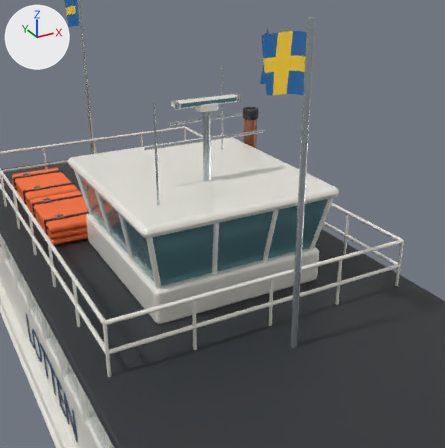
Before and after pictures for a commit that changed the Blender file source_blender/Lotten.blend.
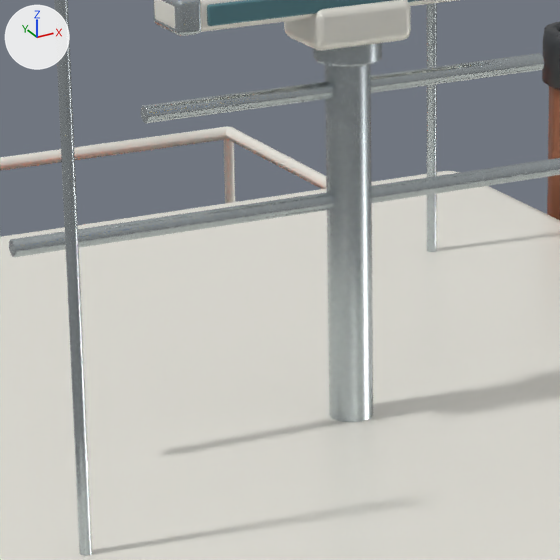
There are two pictures of each version: one from a camera (50 mm lens) standing at (-3.05, -6.71, 5.91) and looking at (0.04, -1.09, 3.1), one close up on the part from 32% to 55% of the width and 23% to 46% of the height. Every picture has the same lights, and +X, +Y and +Z are marked at upper left. The last two pictures show the newer version.

In view in the first close-up: 'Funnel', 'Promenade rail.003', 'Promenade rail.005', 'Radar antenna face', 'Radar drive housing', 'Radar mounting collar', 'Signal mast', 'Signal yardarm', 'Signal yardarm.001', 'Whip antenna', 'Whip antenna.001', 'White wheelhouse roof' and 4 more.
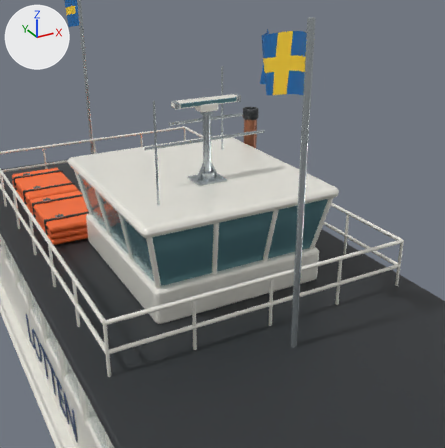
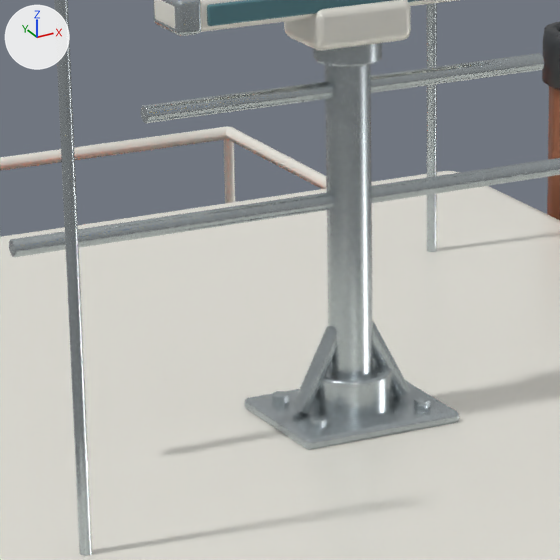
Where the change shows, as pixel boxes [x1, y1, x2, y2] in the close-ups (560 x 560 px):
'Mast roof backing plate', added
    after: [244, 380, 459, 450]
'Mast foot collar', added
    after: [312, 360, 392, 418]
'Mast foot brace', added
    after: [292, 326, 337, 414]
'Mast foot brace.001', added
    after: [373, 321, 409, 398]
'Mast foot bolt', added
    after: [310, 416, 327, 429]
'Mast foot bolt.001', added
    after: [272, 391, 289, 404]
'Mast foot bolt.002', added
    after: [414, 397, 431, 410]

The edits, one by one:
Mesh me_cylinder_166_1 is new.
It has 72 vertices, 62 faces and spans x -0.019..0.019, y -0.019..0.019, z -0.092..0.092.
It uses material mat_galvanised_fittings (light grey #bac2c5).
Mesh me_cylinder_165_1 is new.
It has 72 vertices, 62 faces and spans x -0.019..0.019, y -0.019..0.019, z -0.092..0.092.
It uses material mat_galvanised_fittings (light grey #bac2c5).
Mesh me_cylinder_163_1 is new.
It has 84 vertices, 80 faces and spans x -0.0156..0.0156, y -0.0176..0.0176, z -0.0095..0.0095.
It uses material mat_galvanised_fittings (light grey #bac2c5).
Mesh me_cylinder_162_1 is new.
It has 84 vertices, 80 faces and spans x -0.0156..0.0156, y -0.0176..0.0176, z -0.0095..0.0095.
It uses material mat_galvanised_fittings (light grey #bac2c5).
Mesh me_cylinder_161_1 is new.
It has 84 vertices, 80 faces and spans x -0.0156..0.0156, y -0.0176..0.0176, z -0.0095..0.0095.
It uses material mat_galvanised_fittings (light grey #bac2c5).
Mesh me_cylinder_160_1 is new.
It has 72 vertices, 62 faces and spans x -0.085..0.085, y -0.085..0.085, z -0.042..0.042.
It uses material mat_galvanised_fittings (light grey #bac2c5).
Mesh me_cube_158_1 is new.
It has 96 vertices, 98 faces and spans x -0.18..0.18, y -0.15..0.15, z -0.014..0.014.
It uses material mat_galvanised_fittings (light grey #bac2c5).
Object 'Mast foot brace.001' (ob_mast_foot_brace_001) is new; it shows me_cylinder_166_1.
Its parent is ob_lotten.
Its location is (0.0774, -0.8, 3.662).
Its rotation in degrees is (28, 0, -90).
Object 'Mast foot brace' (ob_mast_foot_brace) is new; it shows me_cylinder_165_1.
Its parent is ob_lotten.
Its location is (-0.0774, -0.8, 3.662).
Its rotation in degrees is (28, 0, 90).
Object 'Mast foot bolt.002' (ob_mast_foot_bolt_002) is new; it shows me_cylinder_163_1.
Its parent is ob_lotten.
Its location is (0.122, -0.887, 3.582).
Object 'Mast foot bolt.001' (ob_mast_foot_bolt_001) is new; it shows me_cylinder_162_1.
Its parent is ob_lotten.
Its location is (-0.122, -0.713, 3.582).
Object 'Mast foot bolt' (ob_mast_foot_bolt) is new; it shows me_cylinder_161_1.
Its parent is ob_lotten.
Its location is (-0.122, -0.887, 3.582).
Object 'Mast foot collar' (ob_mast_foot_collar) is new; it shows me_cylinder_160_1.
Its parent is ob_lotten.
Its location is (0.0, -0.8, 3.609).
Object 'Mast roof backing plate' (ob_mast_roof_backing_plate) is new; it shows me_cube_158_1.
Its parent is ob_lotten.
Its location is (0.0, -0.8, 3.56).
